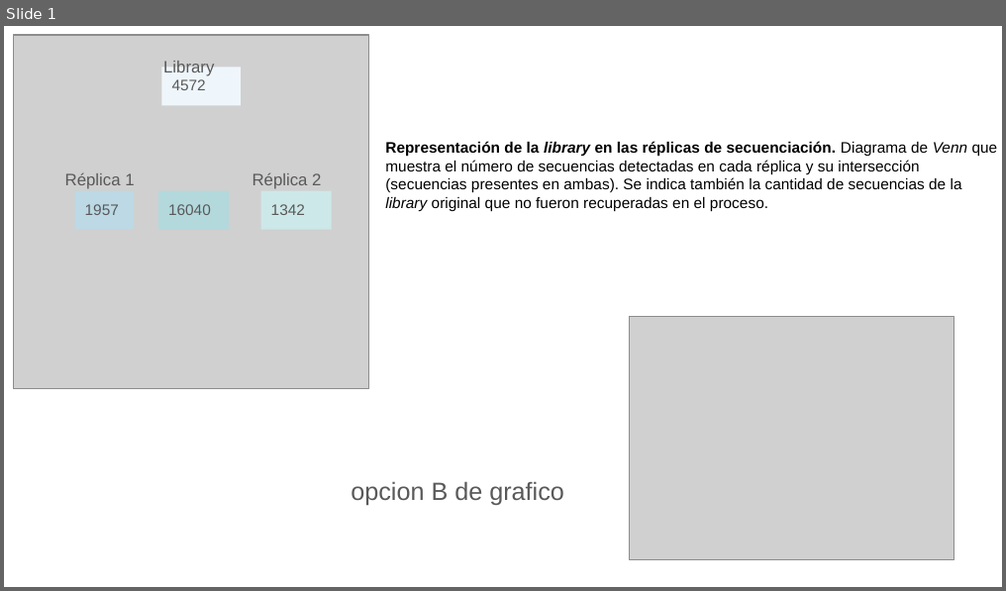
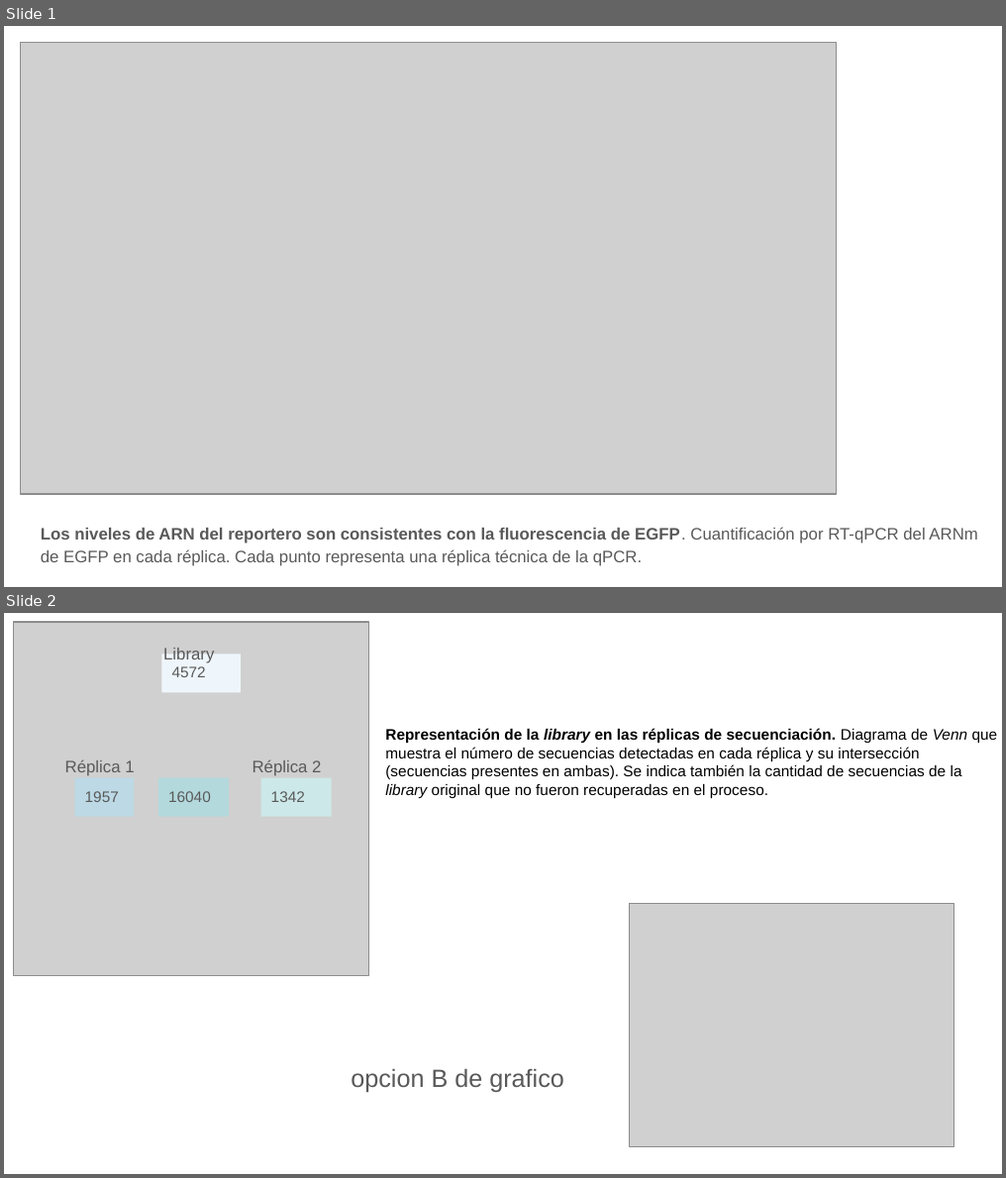
Before and after one commit to martin-iungman/TesisDoc, a slide deck: docs/Fig R1.pptx. Shown one above the other, each under a label of ours: slide 1 before the commit, slides 1 and 2 after it. The pictures are 1006x591 and 1006x1178 pixels, drawn with LibreOffice and Linux fonts; fonts in the diff are those of the drawing; grey boxes stand for pictures. Boxes give left, top, right and bottom in pixels: in the first picture for what was removed or moved away, otherwise in the second. Text is boxed around its words. In the diff, an @@ line names an element or a change of style, - is before the commit and + after.

```diff
--- a/docs/Fig R1.pptx
+++ b/docs/Fig R1.pptx
@@ slide 1 added at (4,26,1002,587), background #FFFFFF @@
@@ picture added at (21,43,837,495) @@
@@ text added at (41,527,977,567), 12 pt, text #595959 @@
+Los niveles de ARN del reportero son consistentes con la fluorescencia de EGFP. Cuantificación por RT-qPCR del ARNm de EGFP en cada réplica. Cada punto representa una réplica técnica de la qPCR.
@@ what was slide 1 is now slide 2 @@
```
Also in this commit, not shown: 3 other files.
